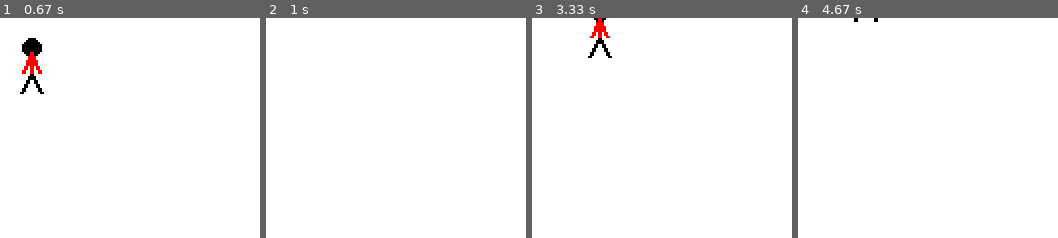
Above: before the commit, frames 1-4 (left to right).
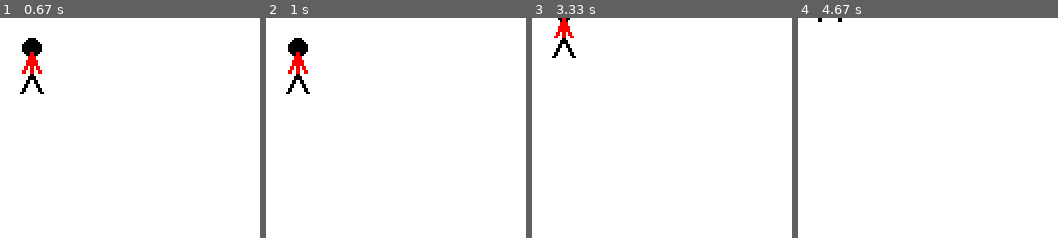
Above: after the commit, the same moments.

Repository: linwansong/pong
Game: pygame game, started from pygame_code_examples/move_keyboard.py
Two runs of this game, one before a commit and one after it. Both use one fixed random seed, a clock stepped at 60 frames per second and the inputs below.
Inputs:
- Up to frame 1 (0.67 s): tap Enter at 0.33 s
- Up to frame 2 (1 s): hold Left from 0.67 s (still down)
- Up to frame 3 (3.33 s): release Left at 1.2 s; hold Up 2-2.37 s; hold Right 2.4-3.03 s; hold Down from 3.07 s (still down)
- Up to frame 4 (4.67 s): release Down at 3.43 s; hold Left 3.47-3.93 s; hold Right 3.97-4.43 s; hold Up from 4.47 s (still down)

Frame 1 is identical in both runs. In frame 2, 1.1% of the frame differs, in the area x 7-17%, y 9-35%; in frame 3, 1.3%, in the area x 7-31%, y 0-19%; in frame 4, 0.1%.

Commit message:
added pong paddles

Diff:
--- /dev/null
+++ b/pong.py
@@ -0,0 +1,96 @@
+import pygame
+
+# Define some colors
+BLACK = (0, 0, 0)
+WHITE = (255, 255, 255)
+
+WIDTH = 700
+HEIGHT = 500
+
+SCREEN_BOUNDARIES = pygame.Rect(0, 0, WIDTH, HEIGHT)
+
+RECT_OFFSET_X = 50
+RECT_OFFSET_Y = 20
+RECT_WIDTH = 5
+RECT_HEIGHT = 50
+
+# Setup
+pygame.init()
+
+# Set the width and height of the screen [width,height]
+size = [WIDTH, HEIGHT]
+screen = pygame.display.set_mode(size)
+
+pygame.display.set_caption("Pong")
+
+# Loop until the user clicks the close button.
+done = False
+
+# Used to manage how fast the screen updates
+clock = pygame.time.Clock()
+
+# Hide the mouse cursor
+pygame.mouse.set_visible(0)
+
+# Speed in pixels per frame
+left_y_speed = 0
+
+# Current position
+# left_x_coord = 10
+# left_y_coord = 10
+
+# Speed in pixels per frame
+right_y_speed = 0
+
+# Current position
+# right_x_coord = 10
+# right_y_coord = 10
+
+left_rect = pygame.Rect(RECT_OFFSET_X, RECT_OFFSET_Y, RECT_WIDTH, RECT_HEIGHT)
+right_rect = pygame.Rect(WIDTH - RECT_OFFSET_X, RECT_OFFSET_Y, RECT_WIDTH, RECT_HEIGHT)
+
+pygame.display.flip()
+
+while not done:
+    for event in pygame.event.get():
+        if event.type == pygame.QUIT:
+            done = True
+
+        elif event.type == pygame.KEYDOWN:
+            # Figure out if it was an arrow key. If so
+            # adjust speed.
+            if event.key == pygame.K_UP:
+                left_y_speed = -3
+            elif event.key == pygame.K_DOWN:
+                left_y_speed = 3
+
+            elif event.key == pygame.K_w:
+                right_y_speed = -3
+            elif event.key == pygame.K_s:
+                right_y_speed = 3
+
+
+
+        # User let up on a key
+        elif event.type == pygame.KEYUP:
+            # If it is an arrow key, reset vector back to zero
+            if event.key == pygame.K_UP or event.key == pygame.K_DOWN:
+                left_y_speed = 0
+
+            elif event.key == pygame.K_w or event.key == pygame.K_s:
+                right_y_speed = 0
+
+
+    left_rect.move_ip(0, left_y_speed)
+    right_rect.move_ip(0, right_y_speed)
+
+    left_rect.clamp_ip(SCREEN_BOUNDARIES)
+    right_rect.clamp_ip(SCREEN_BOUNDARIES)
+
+
+    screen.fill(BLACK)
+
+    pygame.draw.rect(screen, WHITE, left_rect, 0)
+    pygame.draw.rect(screen, WHITE, right_rect, 0)
+
+    pygame.display.flip()
--- a/pygame_code_examples/move_keyboard.py
+++ b/pygame_code_examples/move_keyboard.py
@@ -66,11 +66,7 @@
         elif event.type == pygame.KEYDOWN:
             # Figure out if it was an arrow key. If so
             # adjust speed.
-            if event.key == pygame.K_LEFT:
-                x_speed = -3
-            elif event.key == pygame.K_RIGHT:
-                x_speed = 3
-            elif event.key == pygame.K_UP:
+            if event.key == pygame.K_UP:
                 y_speed = -3
             elif event.key == pygame.K_DOWN:
                 y_speed = 3
